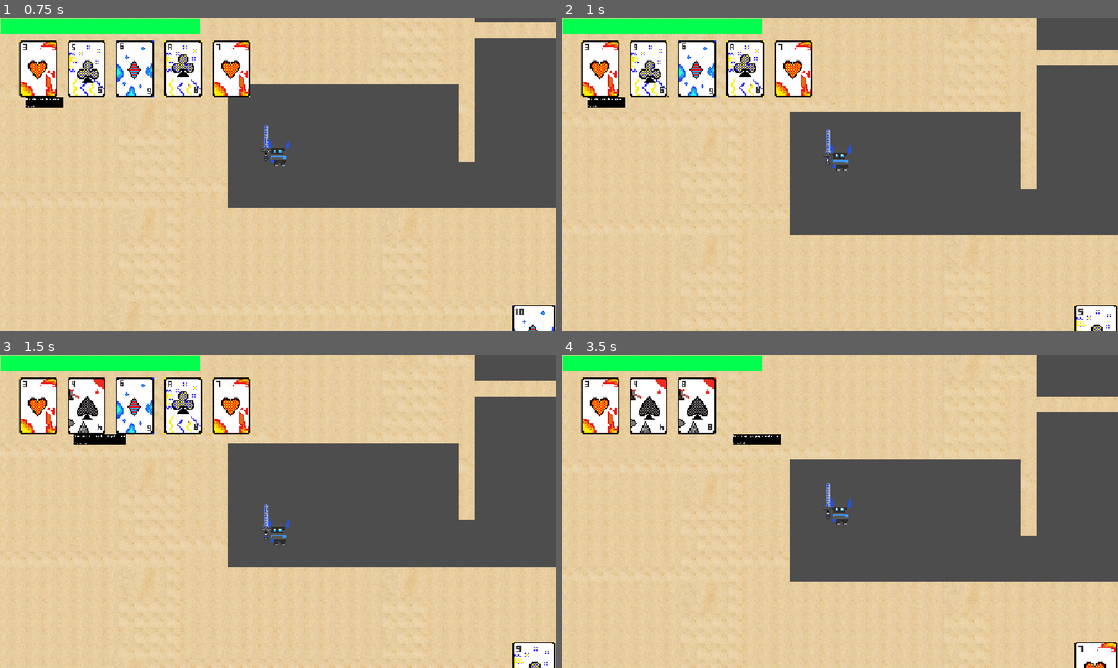
Above: before the commit, frames 1-4 (two rows, left to right).
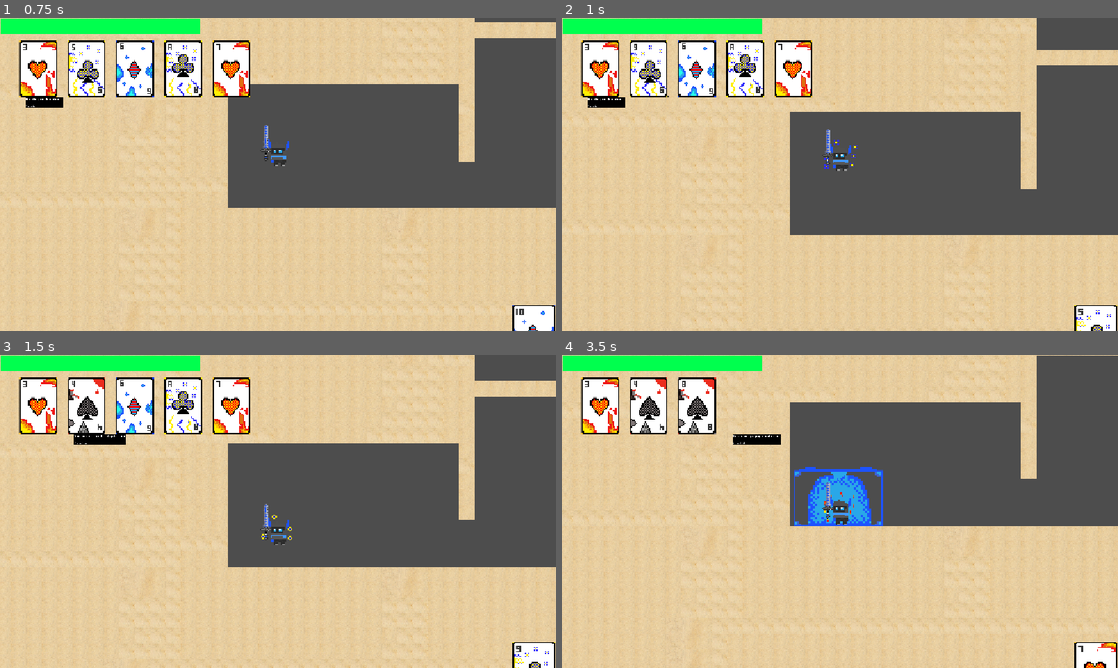
Above: after the commit, the same moments.

Repository: bananazrus/Card-Knight
Game: Godot game, scene res://level1.tscn
Two runs of this game, one before a commit and one after it. Both use one fixed random seed, a clock stepped at 60 frames per second and the inputs below.
Inputs (mouse positions are in pixels of both pictures, inside the frame that each line leads up to):
- Up to frame 1 (0.75 s): move the mouse to (38, 68) at 0.52 s; hold Up (ui_up) from 0.53 s (still down); tap 1 (card1) at 0.6 s
- Up to frame 2 (1 s): keep holding Up (ui_up); tap 2 (card2) at 0.8 s
- Up to frame 3 (1.5 s): keep holding Up (ui_up); move the mouse to (88, 405) at 1.27 s; tap 2 (card2) at 1.35 s
- Up to frame 4 (3.5 s): tap 3 (card3) at 1.55, 2.1 s; move the mouse to (695, 405) at 2.02 s; release Up (ui_up) at 2.03 s; tap 4 (card4) at 2.3, 2.85 s; tap Enter at 2.75 s; move the mouse to (745, 405) at 2.77 s; hold Up (ui_up) from 2.78 s (still down); tap 5 (card5) at 3.05 s

Frame 1 is identical in both runs. In frame 2, less than 0.1% of the frame differs, in the area x 47-54%, y 38-49%; in frame 3, less than 0.1%; in frame 4, 22%, in the area x 0-100%, y 0-100%.
Error before the commit: Invalid access of index '4' on a base object of type: 'Array'. (res://Scripts/card5.gd:10)

Commit message:
Newer cards

Diff:
--- a/Scripts/card1.gd
+++ b/Scripts/card1.gd
@@ -4,11 +4,11 @@
 func _process(_delta: float) -> void:
 	if Globals.hand.size()>=1:
 		animation=Globals.hand[0]
+		for i in all_cards:
+			if i[0]==Globals.hand[0]:
+				label.text=i[1]
 	else:
 		animation="empty"
-	for i in all_cards:
-		if i[0]==Globals.hand[0]:
-			label.text=i[1]
 func _on_area_2d_mouse_entered() -> void:
 	label.show()
 
--- a/Scripts/card2.gd
+++ b/Scripts/card2.gd
@@ -4,11 +4,11 @@
 func _process(_delta: float) -> void:
 	if Globals.hand.size()>=2:
 		animation=Globals.hand[1]
+		for i in all_cards:
+			if i[0]==Globals.hand[1]:
+				label.text=i[1]
 	else:
 		animation="empty"
-	for i in all_cards:
-		if i[0]==Globals.hand[1]:
-			label.text=i[1]
 func _on_area_2d_mouse_entered() -> void:
 	label.show()
 
--- a/Scripts/card3.gd
+++ b/Scripts/card3.gd
@@ -4,11 +4,11 @@
 func _process(_delta: float) -> void:
 	if Globals.hand.size()>=3:
 		animation=Globals.hand[2]
+		for i in all_cards:
+			if i[0]==Globals.hand[2]:
+				label.text=i[1]
 	else:
 		animation="empty"
-	for i in all_cards:
-		if i[0]==Globals.hand[2]:
-			label.text=i[1]
 func _on_area_2d_mouse_entered() -> void:
 	label.show()
 
--- a/Scripts/card4.gd
+++ b/Scripts/card4.gd
@@ -4,11 +4,11 @@
 func _process(_delta: float) -> void:
 	if Globals.hand.size()>=4:
 		animation=Globals.hand[3]
+		for i in all_cards:
+			if i[0]==Globals.hand[3]:
+				label.text=i[1]
 	else:
 		animation="empty"
-	for i in all_cards:
-		if i[0]==Globals.hand[3]:
-			label.text=i[1]
 func _on_area_2d_mouse_entered() -> void:
 	label.show()
 
--- a/Scripts/card5.gd
+++ b/Scripts/card5.gd
@@ -4,11 +4,11 @@
 func _process(_delta: float) -> void:
 	if Globals.hand.size()>=5:
 		animation=Globals.hand[4]
+		for i in all_cards:
+			if i[0]==Globals.hand[4]:
+				label.text=i[1]
 	else:
 		animation="empty"
-	for i in all_cards:
-		if i[0]==Globals.hand[4]:
-			label.text=i[1]
 func _on_area_2d_mouse_entered() -> void:
 	label.show()
 
--- a/Scripts/enemymovement.gd
+++ b/Scripts/enemymovement.gd
@@ -5,6 +5,8 @@
 var player: CharacterBody2D
 var direction=0
 var health=100
+var slow =1
+var shocked = 0
 @onready var sprite = $Node2D/AnimatedSprite2D
 func _ready():
 	player = get_tree().get_first_node_in_group("player") as CharacterBody2D
@@ -23,7 +25,7 @@
 			direction=-1
 		elif player_pos.x>enemy_pos.x:
 			direction=1
-	velocity.x = direction * SPEED
+	velocity.x = direction * SPEED * slow
 	move_and_slide()
 	if direction < 0:
 		$Node2D.scale.x = 1
@@ -43,8 +45,12 @@
 		health = max(health - (2 * delta), 0)
 func _on_enemy_area_2d_area_entered(area: Area2D) -> void:
 	if area.is_in_group("Sword"):
-		$enemyhealth.health_changed(30*Globals.damage_buff_5)
-		health-=30*Globals.damage_buff_5
+		$enemyhealth.health_changed((30*Globals.damage_buff_5)+shocked)
+		health-=30*Globals.damage_buff_5+shocked
 	elif area.is_in_group("Arrow"):
-		$enemyhealth.health_changed(40*Globals.damage_buff_5)
-		health-=40*Globals.damage_buff_5
+		$enemyhealth.health_changed(40*Globals.damage_buff_5+shocked)
+		health-=40*Globals.damage_buff_5+shocked
+	elif area.is_in_group("2D"):
+		slow=0.7
+		health-=10*Globals.damage_buff_5+shocked
+		$enemyhealth.health_changed(10*Globals.damage_buff_5+shocked)
--- a/Scripts/laser.gd
+++ b/Scripts/laser.gd
@@ -7,5 +7,5 @@
 func _on_laser_body_entered(body: Node2D) -> void:
 	var player = body if body.is_in_group("player") else body.get_parent()
 	if body.is_in_group("player") or body.get_parent().is_in_group("player"):
-		player.take_damage(15)
+		player.take_damage(25)
 	queue_free()
--- a/Scripts/movement.gd
+++ b/Scripts/movement.gd
@@ -6,9 +6,13 @@
 @onready var five_timer: Timer = $Five_Timer
 @onready var nine_timer: Timer = $Nine_Timer
 @onready var seven_timer: Timer = $Seven_Timer
+@onready var six_timer: Timer = $Six_Timer
+@onready var two_timer: Timer = $Two_Timer
+@export var downslash : PackedScene
+var invulnerable= true
 var active_hazards: Array[Area2D] = []
-const SPEED = 500.0
-const JUMP_VELOCITY = -1000.0
+var SPEED = 500.0
+var JUMP_VELOCITY = -1000.0
 const BowScene=preload("res://BowAttack.tscn")
 const SwordScene=preload("res://SwordAttack.tscn")
 var weapon_offset := Vector2.ZERO
@@ -32,8 +36,14 @@
 func _ready() -> void:
 	equip_weapon(SwordScene)
 	weapon_offset=weapon_slot.position
+	$Buff_Aura.play("empty")
 func _physics_process(delta: float) -> void:
-	print(health)
+	if position.x < get_global_mouse_position().x:
+		facing_direction = 1
+		pivot.scale.x = 1
+	elif position.x > get_global_mouse_position().x:
+		facing_direction = -1
+		pivot.scale.x = -1
 	if Input.is_action_just_pressed("switch"):
 		if weapon == "sword":
 			equip_weapon(BowScene)
@@ -52,10 +62,7 @@
 	if (Input.is_action_just_pressed("ui_up") or Input.is_action_just_pressed("wkey")) and not is_on_floor() and can_double_jump:
 		velocity.y = JUMP_VELOCITY
 		can_double_jump=false
-	print(Globals.hand)
 	var direction := Input.get_axis("akey", "dkey")
-	if Input.is_action_pressed("dash"):
-		velocity.x = direction*1000
 	if Input.is_action_just_pressed("card1"):
 		card(0)
 	if Input.is_action_just_pressed("card2"):
@@ -68,22 +75,19 @@
 		card(4)
 	if pivot.scale.x:
 		if Input.is_action_just_pressed("dash") and cooldown_timer.is_stopped():
-			velocity.x=19000.0 * pivot.scale.x
-			current_direction = pivot.scale.x
+			if direction != 0:
+				current_direction = sign(direction)
+			else:
+				current_direction = pivot.scale.x
+			velocity.x = 19000.0 * current_direction
 			length_timer.start()
 			cooldown_timer.start()
 		if not length_timer.is_stopped():
-			velocity.x=2000 * abs(current_direction)/current_direction
+			velocity.x=2000 * current_direction
 		else:
 			velocity.x = direction * SPEED
 	else:
 		velocity.x = move_toward(velocity.x, 0, SPEED)
-	if position.x < get_global_mouse_position().x:
-		facing_direction = 1
-		pivot.scale.x = 1
-	elif position.x > get_global_mouse_position().x:
-		facing_direction = -1
-		pivot.scale.x = -1
 	if not length_timer.is_stopped():
 		sprite.animation = "dash"
 		sprite.offset.y = -40
@@ -110,19 +114,26 @@
 	if health_regen_timer.is_stopped() and health < max_health:
 		health = min(health + (regen_rate * delta), max_health)
 		health_changed.emit(health)
-	if five_timer.is_stopped():
-		Globals.damage_buff_5=1
-	if nine_timer.is_stopped():
-		Globals.damage_reduction=1
+	if six_timer.is_stopped():
+		$StaticBody2D.hide()
+		$StaticBody2D/CollisionShape2D.set_deferred("disabled",true)
+		SPEED=500
+		JUMP_VELOCITY = -1000
+		invulnerable = false
+	if two_timer.is_stopped():
+		$Area2D.hide()
+		$Area2D.set_deferred("monitoring",false)
+		$Area2D.set_deferred("monitorable",false)
 	move_and_slide()
 
 func _on_area_2d_player_body_entered(body) -> void:
 	if body.is_in_group("Enemies") or body.get_parent().is_in_group("Enemies"):
 		take_damage(15*Globals.damage_reduction)
 func take_damage(amount: int) -> void:
-	health -= amount
-	health_changed.emit(health)
-	health_regen_timer.start()
+	if not invulnerable:
+		health -= amount
+		health_changed.emit(health)
+		health_regen_timer.start()
 
 func equip_weapon(weapon_scene: PackedScene):
 	if current_weapon_node != null:
@@ -153,7 +164,8 @@
 	else:
 		hazard_timer.stop()
 func card(num):
-	ability=Globals.hand[num]
+	if Globals.hand.size()>=(num+1):
+		ability=Globals.hand[num]
 	if Globals.seven==false:
 		if Globals.deck.size()!=0:
 			Globals.discard = Globals.hand[num]
@@ -166,11 +178,41 @@
 			pass
 	else:
 		Globals.seven=false
+		$Buff_Aura.play("empty")
 	if ability == "5C":
 		Globals.damage_buff_5 = 2
 		five_timer.start()
+		$Buff_Aura.play("5C")
 	if ability == "9C":
 		Globals.damage_reduction = 0.1
 		nine_timer.start()
+		$Buff_Aura.play("9C")
 	if ability == "7H":
+		$Buff_Aura.play("7H")
 		Globals.seven=true
+	if ability =="6D":
+		$StaticBody2D.show()
+		$StaticBody2D/CollisionShape2D.set_deferred("disabled",false)
+		SPEED=0
+		JUMP_VELOCITY = 0
+		invulnerable = true
+		six_timer.start()
+	if ability == "10D":
+		pass
+	if ability == "2D":
+		$Area2D.show()
+		$Area2D.set_deferred("monitoring",true)
+		$Area2D.set_deferred("monitorable",true)
+		two_timer.start()
+func slash():
+	var downslash = downslash.instantiate()
+	get_parent().add_child(downslash)
+	downslash.global_transform = get_global_mouse_position()
+	downslash.add_to_group("Enemies")
+func _on_five_timer_timeout() -> void:
+	Globals.damage_buff_5 = 1
+	$Buff_Aura.play("empty")
+
+func _on_nine_timer_timeout() -> void:
+	Globals.damage_reduction = 1
+	$Buff_Aura.play("empty")
--- a/Scripts/rangedenemy.gd
+++ b/Scripts/rangedenemy.gd
@@ -5,6 +5,7 @@
 var player: CharacterBody2D
 var bleed = false
 var shocked = 0
+var slow = 1
 # Called when the node enters the scene tree for the first time.
 func _ready() -> void:
 	player = get_tree().get_first_node_in_group("player") as CharacterBody2D
@@ -15,6 +16,7 @@
 	if distance_to_player<=1700:
 		if shot_timer.is_stopped():
 			shoot()
+			shot_timer.wait_time= 2*slow
 			shot_timer.start()
 	$Muzzle.look_at(player.global_position)
 	if player.global_position.x < enemy_pos.x:
@@ -41,3 +43,7 @@
 	elif area.is_in_group("Arrow"):
 		$rangedenemyhealth.rangedenemy_health_changed(40*Globals.damage_buff_5+shocked)
 		ranged_health-=40*Globals.damage_buff_5+shocked
+	elif area.is_in_group("2D"):
+		slow=1.3
+		$rangedenemyhealth.rangedenemy_health_changed(10*Globals.damage_buff_5+shocked)
+		ranged_health-=10*Globals.damage_buff_5+shocked
--- a/Scripts/snuggles.gd
+++ b/Scripts/snuggles.gd
@@ -1,5 +1,5 @@
 extends StaticBody2D
-var snuggles_health=1000
+var snuggles_health=2000
 @export var laser: PackedScene
 @export var enemy: PackedScene
 @onready var attack_timer: Timer = $AttackTimer
@@ -15,6 +15,7 @@
 var is_spawning: bool = false
 var is_active: bool = false
 var shocked = 0
+var slow = 1
 # Called when the node enters the scene tree for the first time.
 func _ready() -> void:
 	player = get_tree().get_first_node_in_group("player") as CharacterBody2D
@@ -33,6 +34,7 @@
 	if distance_to_player<=2000 and visible:
 		if cooldown_timer.is_stopped():
 			random = randi_range(1,3)
+			cooldown_timer.wait_time = 5.0*slow
 			cooldown_timer.start()
 			if random == 1:
 				length_timer.start()
@@ -98,6 +100,9 @@
 		snuggles_health-=30*Globals.damage_buff_5+shocked
 	elif area.is_in_group("Arrow"):
 		snuggles_health-=40*Globals.damage_buff_5+shocked
+	elif area.is_in_group("2D"):
+		slow=1.5
+		snuggles_health-=10*Globals.damage_buff_5+shocked
 	boss_health_changed.emit(snuggles_health)
 func spawn_enemy(enemy_position: Vector2):
 	var new_enemy = enemy.instantiate()
--- /dev/null
+++ b/area_2d.gd
@@ -0,0 +1,8 @@
+extends Area2D
+
+var speed = 1050
+func _physics_process(delta):
+	position.y += speed * delta
+
+func _on_projectile_body_entered(body: Node2D) -> void:
+	queue_free()
--- a/boss.tscn
+++ b/boss.tscn
@@ -70,7 +70,7 @@
 one_shot = true
 
 [node name="CooldownTimer" type="Timer" parent="Snuggles" unique_id=1045242254]
-wait_time = 5.0
+wait_time = 4.5
 one_shot = true
 
 [node name="SpikeTimer" type="Timer" parent="Snuggles" unique_id=172029286]
--- a/cardknight.tscn
+++ b/cardknight.tscn
@@ -7,6 +7,12 @@
 [ext_resource type="Texture2D" uid="uid://c8hr7p23sv1fa" path="res://Assets/IMG_0728.png" id="4_qp52p"]
 [ext_resource type="Texture2D" uid="uid://qvqmgw2g2j0s" path="res://Assets/walk1.png" id="5_6ct3r"]
 [ext_resource type="Texture2D" uid="uid://jgitgw8q73fd" path="res://Assets/walk2.png" id="6_1kp85"]
+[ext_resource type="Texture2D" uid="uid://b6pi2ji6o6knr" path="res://Assets/2D_aura.png" id="8_tpxmh"]
+[ext_resource type="Texture2D" uid="uid://bwqgbapq2cwko" path="res://Assets/6D_aura.png" id="9_klcnx"]
+[ext_resource type="Texture2D" uid="uid://dlsynfln6qqgv" path="res://Assets/5C_aura.png" id="9_tpxmh"]
+[ext_resource type="Texture2D" uid="uid://cc4lsu0x72wbm" path="res://Assets/7H_aura.png" id="10_lu52h"]
+[ext_resource type="Texture2D" uid="uid://c85rawld3d4vq" path="res://Assets/9C_aura.png" id="11_tnskp"]
+[ext_resource type="Texture2D" uid="uid://bcstrn2u2e47a" path="res://Assets/empty.png" id="12_xpgea"]
 
 [sub_resource type="RectangleShape2D" id="RectangleShape2D_vii3e"]
 size = Vector2(53, 96.00001)
@@ -59,6 +65,49 @@
 
 [sub_resource type="RectangleShape2D" id="RectangleShape2D_smhyf"]
 size = Vector2(61, 99)
+
+[sub_resource type="SpriteFrames" id="SpriteFrames_xvnu6"]
+animations = [{
+"frames": [{
+"duration": 1.0,
+"texture": ExtResource("8_tpxmh")
+}],
+"loop": 1,
+"name": &"2D",
+"speed": 5.0
+}, {
+"frames": [{
+"duration": 1.0,
+"texture": ExtResource("9_tpxmh")
+}],
+"loop": 1,
+"name": &"5C",
+"speed": 5.0
+}, {
+"frames": [{
+"duration": 1.0,
+"texture": ExtResource("10_lu52h")
+}],
+"loop": 1,
+"name": &"7H",
+"speed": 5.0
+}, {
+"frames": [{
+"duration": 1.0,
+"texture": ExtResource("11_tnskp")
+}],
+"loop": 1,
+"name": &"9C",
+"speed": 5.0
+}, {
+"frames": [{
+"duration": 1.0,
+"texture": ExtResource("12_xpgea")
+}],
+"loop": 1,
+"name": &"empty",
+"speed": 5.0
+}]
 
 [node name="CharacterBody2D" type="CharacterBody2D" unique_id=345397137 groups=["player"]]
 collision_mask = 5
@@ -116,7 +165,56 @@
 
 [node name="Seven_Timer" type="Timer" parent="." unique_id=926320943]
 
+[node name="Two_Timer" type="Timer" parent="." unique_id=551431066]
+wait_time = 12.0
+one_shot = true
+
+[node name="Buff_Aura" type="AnimatedSprite2D" parent="." unique_id=2128021199]
+z_index = -2
+position = Vector2(7.0000005, -25.000004)
+scale = Vector2(0.3285, 0.30775002)
+sprite_frames = SubResource("SpriteFrames_xvnu6")
+animation = &"5C"
+
+[node name="StaticBody2D" type="StaticBody2D" parent="." unique_id=886238961]
+visible = false
+collision_layer = 4
+collision_mask = 13
+
+[node name="Sprite2D" type="Sprite2D" parent="StaticBody2D" unique_id=129281549]
+position = Vector2(-2.3841858e-07, -69)
+scale = Vector2(0.385, 0.315)
+texture = ExtResource("9_klcnx")
+
+[node name="CollisionShape2D" type="CollisionPolygon2D" parent="StaticBody2D" unique_id=30976209]
+position = Vector2(-1, -56)
+build_mode = 1
+polygon = PackedVector2Array(-181, -121, 165, -110, 173, 135, -195, 127)
+disabled = true
+
+[node name="Six_Timer" type="Timer" parent="." unique_id=1214026774]
+wait_time = 7.0
+one_shot = true
+
+[node name="Area2D" type="Area2D" parent="." unique_id=1566692510 groups=["2D"]]
+visible = false
+collision_layer = 8
+collision_mask = 2
+monitoring = false
+monitorable = false
+
+[node name="Sprite2D" type="Sprite2D" parent="Area2D" unique_id=1927237175]
+z_index = -9
+position = Vector2(-5.0000014, -56)
+scale = Vector2(0.451, 0.437)
+texture = ExtResource("8_tpxmh")
+
+[node name="CollisionPolygon2D" type="CollisionPolygon2D" parent="Area2D" unique_id=1675911997 groups=["2D"]]
+polygon = PackedVector2Array(-128, 54, -127, -69, -70, -149, 53, -151, 106, -88, 130, 58)
+
 [connection signal="area_entered" from="pivot/Area2D" to="." method="_on_character_area_2d_area_entered"]
 [connection signal="area_exited" from="pivot/Area2D" to="." method="_on_character_area_2d_area_exited"]
 [connection signal="body_entered" from="pivot/Area2D" to="." method="_on_area_2d_player_body_entered"]
 [connection signal="timeout" from="HazardTimer" to="." method="_on_hazard_timer_timeout"]
+[connection signal="timeout" from="Five_Timer" to="." method="_on_five_timer_timeout"]
+[connection signal="timeout" from="Nine_Timer" to="." method="_on_nine_timer_timeout"]
--- /dev/null
+++ b/downslash.tscn
@@ -0,0 +1,18 @@
+[gd_scene format=3 uid="uid://cav6qnrqlyp6e"]
+
+[ext_resource type="Texture2D" uid="uid://cwuvyv5cbnmkm" path="res://Assets/10D_attack.png" id="1_rr7kd"]
+[ext_resource type="Script" uid="uid://nj8ebvfvtrsc" path="res://area_2d.gd" id="1_x544x"]
+
+[node name="Downslash" type="Node2D" unique_id=879441270]
+scale = Vector2(0.5, 0.5)
+metadata/_edit_horizontal_guides_ = [0.0]
+
+[node name="Area2D" type="Area2D" parent="." unique_id=592999883]
+scale = Vector2(0.5, 0.5)
+script = ExtResource("1_x544x")
+
+[node name="Sprite2D" type="Sprite2D" parent="Area2D" unique_id=1935331322]
+texture = ExtResource("1_rr7kd")
+
+[node name="CollisionPolygon2D" type="CollisionPolygon2D" parent="Area2D" unique_id=124791731]
+polygon = PackedVector2Array(-236, -33, 7, 274, 274, -30, 247, -38, 7, 221, -209, -39)
--- a/project.godot
+++ b/project.godot
@@ -34,6 +34,7 @@
 bouncepads=""
 boss_health_bar=""
 gate=""
+2D=""
 
 [input]
 
Binary file added: Assets/10D_attack.png
Not shown, added: Assets/10D_attack.png.import
Binary file added: Assets/2D_aura.png
Not shown, added: Assets/2D_aura.png.import
Binary file added: Assets/5C_aura.png
Not shown, added: Assets/5C_aura.png.import
Binary file added: Assets/6D_aura.png
Not shown, added: Assets/6D_aura.png.import
Binary file added: Assets/7H_aura.png
Not shown, added: Assets/7H_aura.png.import
Binary file added: Assets/9C_aura.png
Not shown, added: Assets/9C_aura.png.import
(and 1 more such lines)
